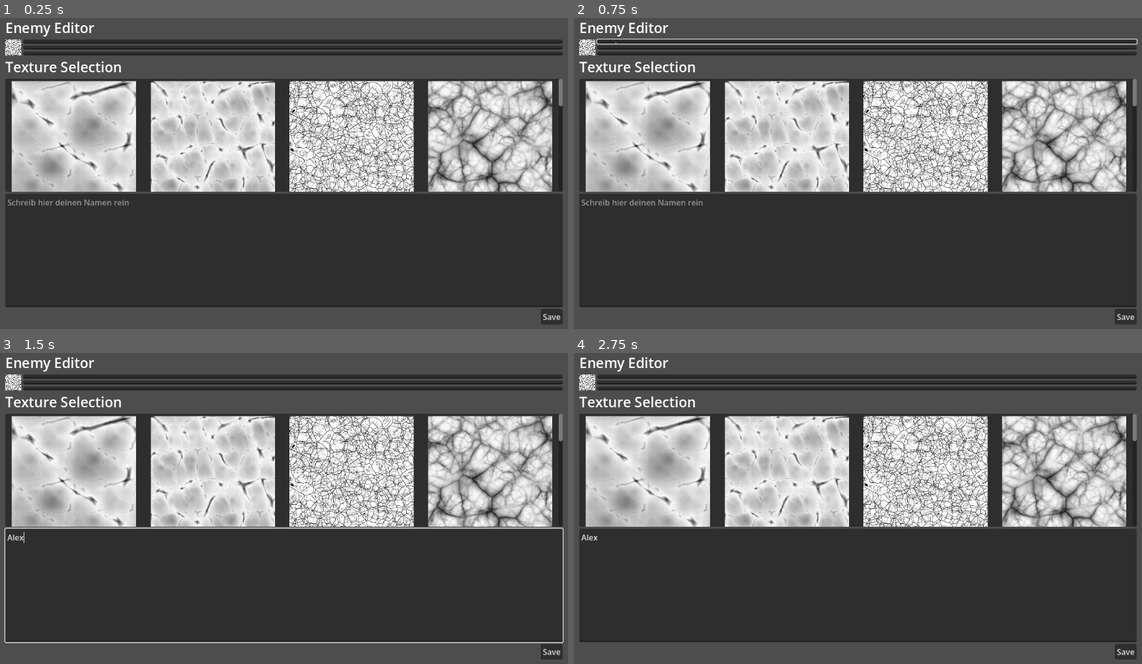
Above: before the commit, frames 1-4 (two rows, left to right).
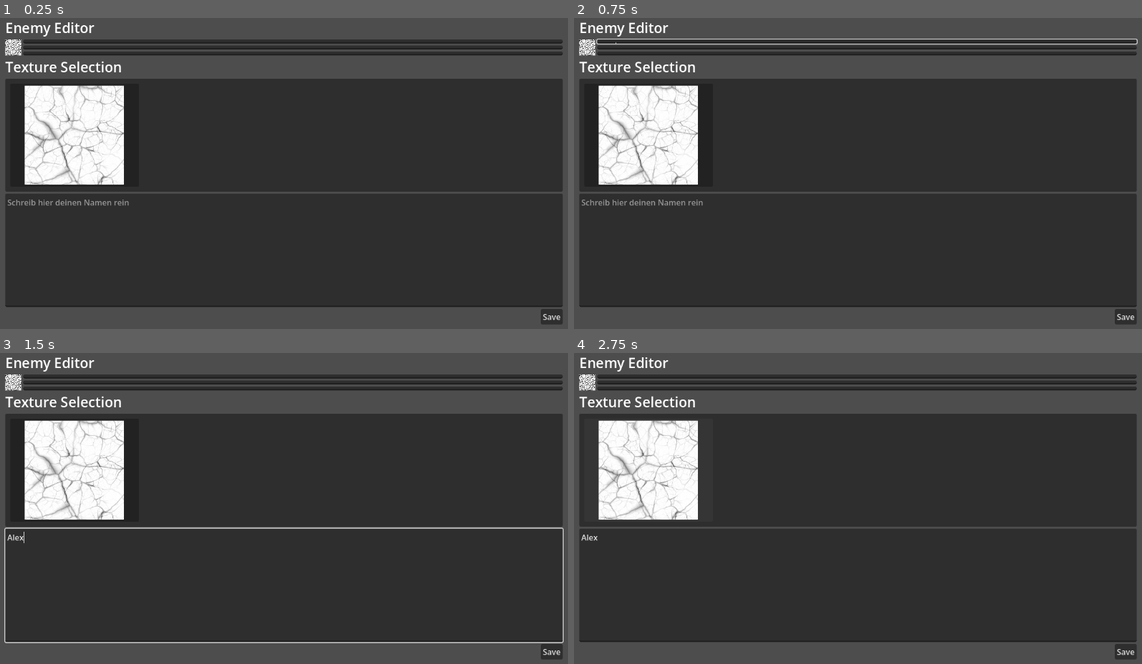
Above: after the commit, the same moments.

Repository: bnjmntmm/play_dungeon_crawler
Game: Godot game, scene res://feature/editor tool/ToolUI.tscn
The game is run twice, just before and just after one commit, with the same random seed, the same clock (stepped at 60 frames per second) and the same inputs. The project has no main scene, so this scene is started directly.
Inputs (mouse positions are in pixels of both pictures, inside the frame that each line leads up to):
- Up to frame 1 (0.25 s): no input
- Up to frame 2 (0.75 s): click (869, 42) at 0.52 s; type "Alex" at 0.6 s
- Up to frame 3 (1.5 s): click (295, 380) at 0.75 s; type "Alex" at 0.83 s; click (295, 387) at 0.98 s; type "Alex" at 1.07 s; click (284, 586) at 1.27 s; type "Alex" at 1.35 s
- Up to frame 4 (2.75 s): click (647, 471) at 2.02 s

The runs differ from the first frame. In frame 1, 30% of the frame differs, in the area x 2-100%, y 19-56%; in frame 2, 30%; in frame 3, 30%; in frame 4, 30%.

Commit message:
replacing texture buttons with buttons

Diff:
--- a/feature/editor tool/ToolUI.tscn
+++ b/feature/editor tool/ToolUI.tscn
@@ -15,6 +15,10 @@
 @export var grid_item_margin:int = 5
 
 func _ready() -> void:
+	pass
+
+func initialize():
+	print(\"initializing\")
 	clear_grid()
 	populate_texture_selection()
 
@@ -44,8 +48,6 @@
 					img = Image.load_from_file(image_dir + file_name)
 					tex = ImageTexture.create_from_image(img)
 
-					# perhaps do normal button plus background instead?
-
 					var margin_con = MarginContainer.new()
 					grid_con.add_child(margin_con)
 					margin_con.add_theme_constant_override(\"margin_top\", grid_item_margin)
@@ -55,12 +57,13 @@
 					margin_con.size_flags_horizontal = Control.SIZE_EXPAND_FILL
 					margin_con.size_flags_vertical = Control.SIZE_EXPAND_FILL
 
-					var button = TextureButton.new()
+					var button = Button.new()
 					margin_con.add_child(button)
 					print(\"tex: \", tex)
-					button.texture_normal = tex
-					button.ignore_texture_size = true
-					button.stretch_mode = TextureButton.STRETCH_KEEP_ASPECT_CENTERED
+					button.icon = tex
+					button.expand_icon = true
+					button.icon_alignment = HORIZONTAL_ALIGNMENT_CENTER
+					button.vertical_icon_alignment = VERTICAL_ALIGNMENT_CENTER
 					button.custom_minimum_size = grid_item_size
 
 					# on button press setze variable (verknüpfe das signal I guess)
@@ -161,101 +164,20 @@
 size_flags_vertical = 3
 columns = 4
 
-[node name="MarginContainer" type="MarginContainer" parent="MarginContainer/VBoxContainer/PanelContainer/ScrollContainer/GridContainer" unique_id=1235115548]
-custom_minimum_size = Vector2(0, 250)
+[node name="MarginContainer" type="MarginContainer" parent="MarginContainer/VBoxContainer/PanelContainer/ScrollContainer/GridContainer" unique_id=876442287]
 layout_mode = 2
 size_flags_horizontal = 3
 size_flags_vertical = 3
+theme_override_constants/margin_left = 10
+theme_override_constants/margin_top = 10
+theme_override_constants/margin_right = 10
+theme_override_constants/margin_bottom = 10
 
-[node name="TextureButton" type="TextureButton" parent="MarginContainer/VBoxContainer/PanelContainer/ScrollContainer/GridContainer/MarginContainer" unique_id=350229904]
+[node name="Button" type="Button" parent="MarginContainer/VBoxContainer/PanelContainer/ScrollContainer/GridContainer/MarginContainer" unique_id=1902660199]
 layout_mode = 2
-texture_normal = ExtResource("2_pifnq")
-ignore_texture_size = true
-stretch_mode = 5
-
-[node name="MarginContainer2" type="MarginContainer" parent="MarginContainer/VBoxContainer/PanelContainer/ScrollContainer/GridContainer" unique_id=727697578]
-custom_minimum_size = Vector2(0, 250)
-layout_mode = 2
-size_flags_horizontal = 3
-size_flags_vertical = 3
-
-[node name="TextureButton" type="TextureButton" parent="MarginContainer/VBoxContainer/PanelContainer/ScrollContainer/GridContainer/MarginContainer2" unique_id=1155894825]
-layout_mode = 2
-texture_normal = ExtResource("2_pifnq")
-ignore_texture_size = true
-stretch_mode = 5
-
-[node name="MarginContainer3" type="MarginContainer" parent="MarginContainer/VBoxContainer/PanelContainer/ScrollContainer/GridContainer" unique_id=1965690275]
-custom_minimum_size = Vector2(0, 250)
-layout_mode = 2
-size_flags_horizontal = 3
-size_flags_vertical = 3
-
-[node name="TextureButton" type="TextureButton" parent="MarginContainer/VBoxContainer/PanelContainer/ScrollContainer/GridContainer/MarginContainer3" unique_id=678330174]
-layout_mode = 2
-texture_normal = ExtResource("2_pifnq")
-ignore_texture_size = true
-stretch_mode = 5
-
-[node name="MarginContainer4" type="MarginContainer" parent="MarginContainer/VBoxContainer/PanelContainer/ScrollContainer/GridContainer" unique_id=1206838579]
-custom_minimum_size = Vector2(0, 250)
-layout_mode = 2
-size_flags_horizontal = 3
-size_flags_vertical = 3
-
-[node name="TextureButton" type="TextureButton" parent="MarginContainer/VBoxContainer/PanelContainer/ScrollContainer/GridContainer/MarginContainer4" unique_id=952759230]
-layout_mode = 2
-texture_normal = ExtResource("2_pifnq")
-ignore_texture_size = true
-stretch_mode = 5
-
-[node name="MarginContainer5" type="MarginContainer" parent="MarginContainer/VBoxContainer/PanelContainer/ScrollContainer/GridContainer" unique_id=2022497749]
-custom_minimum_size = Vector2(0, 250)
-layout_mode = 2
-size_flags_horizontal = 3
-size_flags_vertical = 3
-
-[node name="TextureButton" type="TextureButton" parent="MarginContainer/VBoxContainer/PanelContainer/ScrollContainer/GridContainer/MarginContainer5" unique_id=462365529]
-layout_mode = 2
-texture_normal = ExtResource("2_pifnq")
-ignore_texture_size = true
-stretch_mode = 5
-
-[node name="MarginContainer6" type="MarginContainer" parent="MarginContainer/VBoxContainer/PanelContainer/ScrollContainer/GridContainer" unique_id=2062224647]
-custom_minimum_size = Vector2(0, 250)
-layout_mode = 2
-size_flags_horizontal = 3
-size_flags_vertical = 3
-
-[node name="TextureButton" type="TextureButton" parent="MarginContainer/VBoxContainer/PanelContainer/ScrollContainer/GridContainer/MarginContainer6" unique_id=1418675036]
-layout_mode = 2
-texture_normal = ExtResource("2_pifnq")
-ignore_texture_size = true
-stretch_mode = 5
-
-[node name="MarginContainer7" type="MarginContainer" parent="MarginContainer/VBoxContainer/PanelContainer/ScrollContainer/GridContainer" unique_id=65616001]
-custom_minimum_size = Vector2(0, 250)
-layout_mode = 2
-size_flags_horizontal = 3
-size_flags_vertical = 3
-
-[node name="TextureButton" type="TextureButton" parent="MarginContainer/VBoxContainer/PanelContainer/ScrollContainer/GridContainer/MarginContainer7" unique_id=1943167143]
-layout_mode = 2
-texture_normal = ExtResource("2_pifnq")
-ignore_texture_size = true
-stretch_mode = 5
-
-[node name="MarginContainer8" type="MarginContainer" parent="MarginContainer/VBoxContainer/PanelContainer/ScrollContainer/GridContainer" unique_id=227467497]
-custom_minimum_size = Vector2(0, 250)
-layout_mode = 2
-size_flags_horizontal = 3
-size_flags_vertical = 3
-
-[node name="TextureButton" type="TextureButton" parent="MarginContainer/VBoxContainer/PanelContainer/ScrollContainer/GridContainer/MarginContainer8" unique_id=2019224706]
-layout_mode = 2
-texture_normal = ExtResource("2_pifnq")
-ignore_texture_size = true
-stretch_mode = 5
+icon = ExtResource("2_pifnq")
+icon_alignment = 1
+expand_icon = true
 
 [node name="TextEdit" type="TextEdit" parent="MarginContainer/VBoxContainer" unique_id=1569103048]
 layout_mode = 2
--- a/feature/editor tool/editor_tool.gd
+++ b/feature/editor tool/editor_tool.gd
@@ -11,5 +11,7 @@
 
 	var scene = levelScene.instantiate() as Control
 	window.add_child(scene)
+	if scene.has_method("initialize"):
+		scene.initialize()
 
 	window.close_requested.connect(func():window.queue_free())
